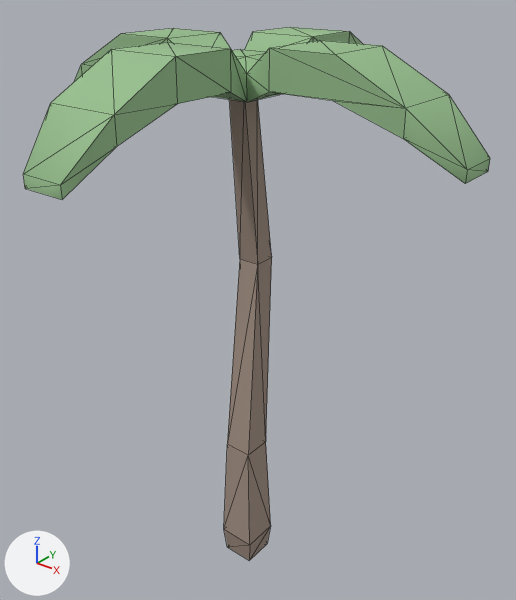
Two versions of the glTF model web/public/models/tree-palm-b.glb, one commit apart.
The view is the same before and after, from a 50 mm lens placed at (0.72, -0.864, 1.115), pointed at (0.0, 0.036, 0.557). The lights are fixed; the arrows at lower left show +X, +Y and +Z. The older version comes first. Mesh edges are drawn as thin lines. Vertices at exactly the same position are counted once.

Names of what the first picture shows: 'tree-palm-b'.
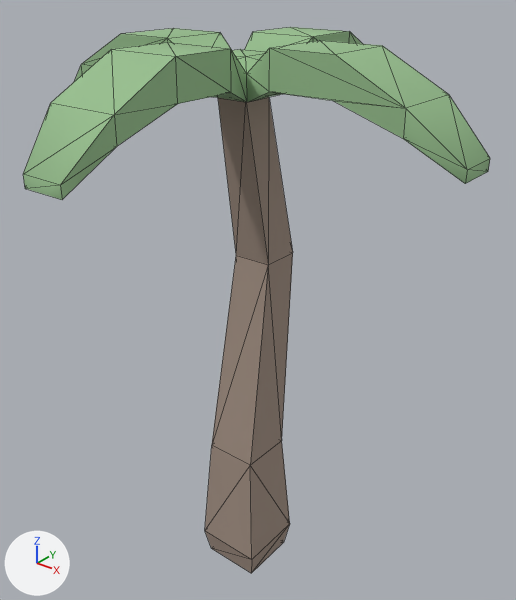
Location of each change, [x1, y1, x2, y2] in pixels of the pictures (516 x 600 px; the box of a moved part takes in the faces that stretch with it):
'tree-palm-b', reshaped
    before: [23, 27, 490, 561]
    after: [23, 27, 490, 573]
part 1 of me_tree_palm_b, moved or reshaped
    before: [224, 99, 272, 561]
    after: [205, 97, 293, 573]

What changed in the scene script:
```text
Change me_tree_palm_b:
    used by ob_tree_palm_b; location = (0.0, 0.0, 0.0)
    remove me_tree_palm_b.from_pydata(...)  # 101 vertices, 194 faces; spans x -0.381..0.381, y -0.381..0.381, z 0.0..1.0
    add me_tree_palm_b.from_pydata(...)  # 97 vertices, 194 faces; spans x -0.381..0.381, y -0.381..0.381, z 0.0..1.0
    me_tree_palm_b part 1
    20 vertices are removed from x -0.035..0.035, y -0.033..0.05, z 0.0..0.92
    38 faces are deleted
    16 vertices are added at x -0.062..0.062, y -0.061..0.091, z 0.0..0.64
    38 new faces join them, mat_bark (beige #a08e81)
```
